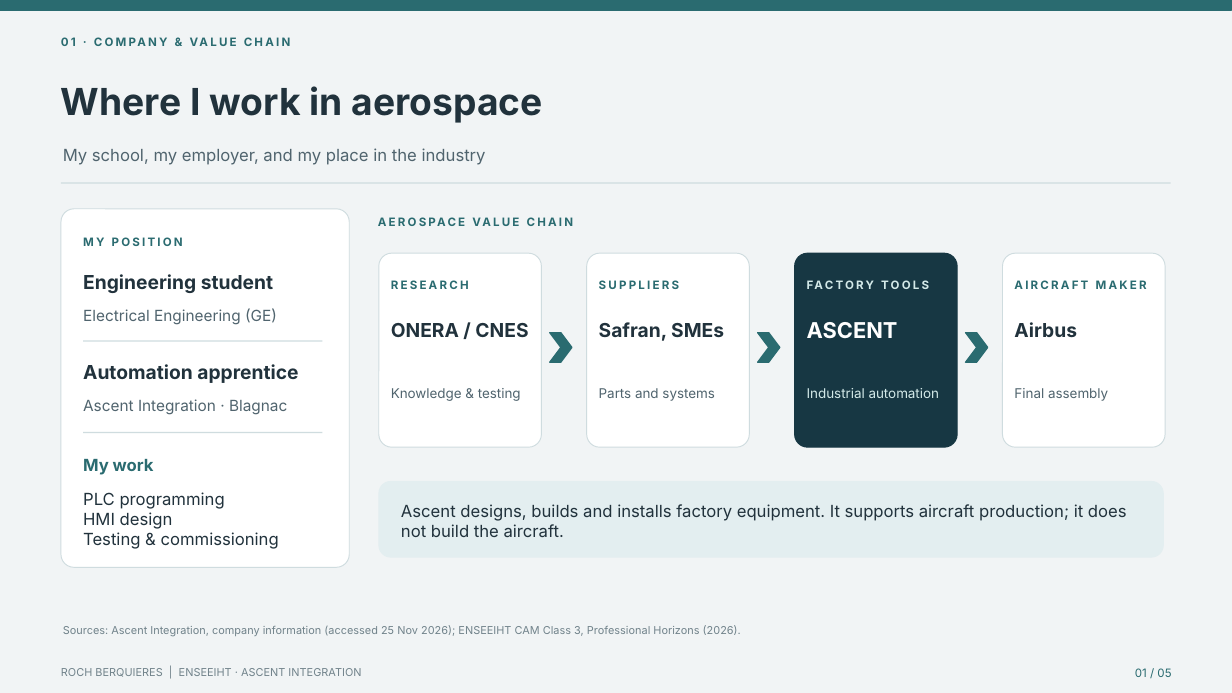
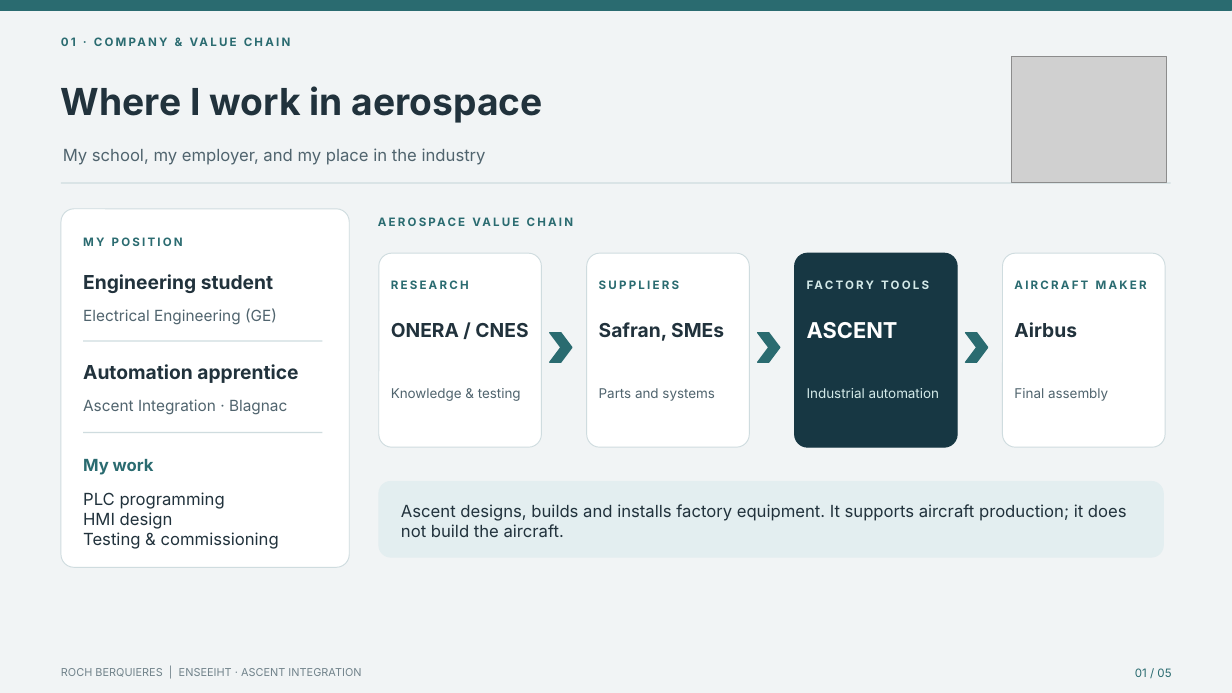
Before and after one commit to Rortuuii/roch-portfolio, a slide deck: slide 1 of documents/CEP_Roch_Berquieres_5_slides_2026.pptx. Drawn at 1232x693 pixels with LibreOffice and Linux fonts; fonts in the diff are those of the drawing; grey boxes stand for pictures. Boxes give left, top, right and bottom in pixels: in the first picture for what was removed or moved away, otherwise in the second. Text is boxed around its words. In the diff, an @@ line names an element or a change of style, - is before the commit and + after.

```diff
--- a/documents/CEP_Roch_Berquieres_5_slides_2026.pptx
+++ b/documents/CEP_Roch_Berquieres_5_slides_2026.pptx
@@ picture added at (1012, 56, 1167, 183) @@
@@ text removed at (63, 625, 741, 636) @@
-Sources: Ascent Integration, company information (accessed 25 Nov 2026); ENSEEIHT CAM Class 3, Professional Horizons (2026).
```
Also in this commit, not shown: 4 other slides changed, 9 other files.
